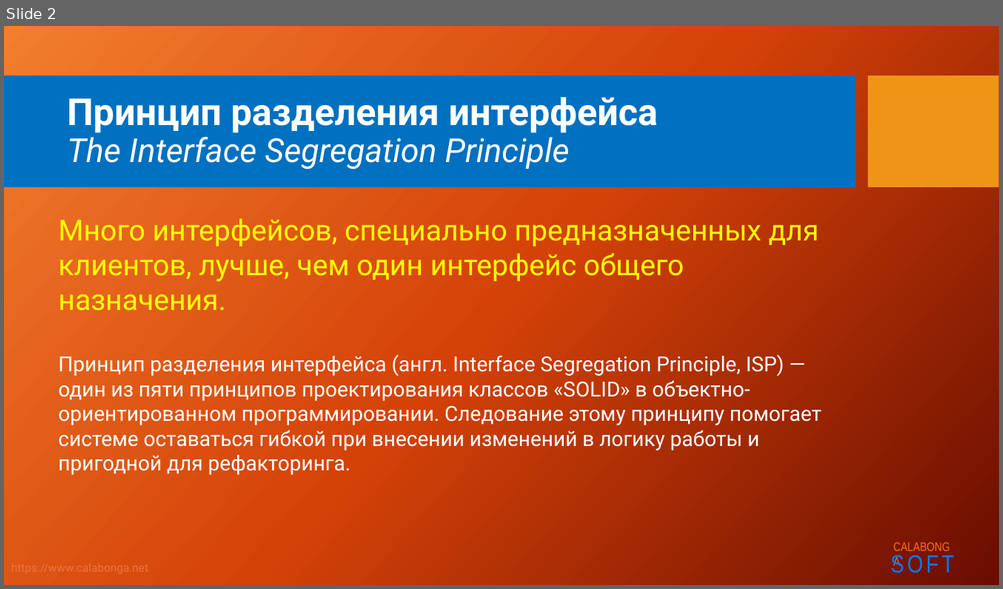
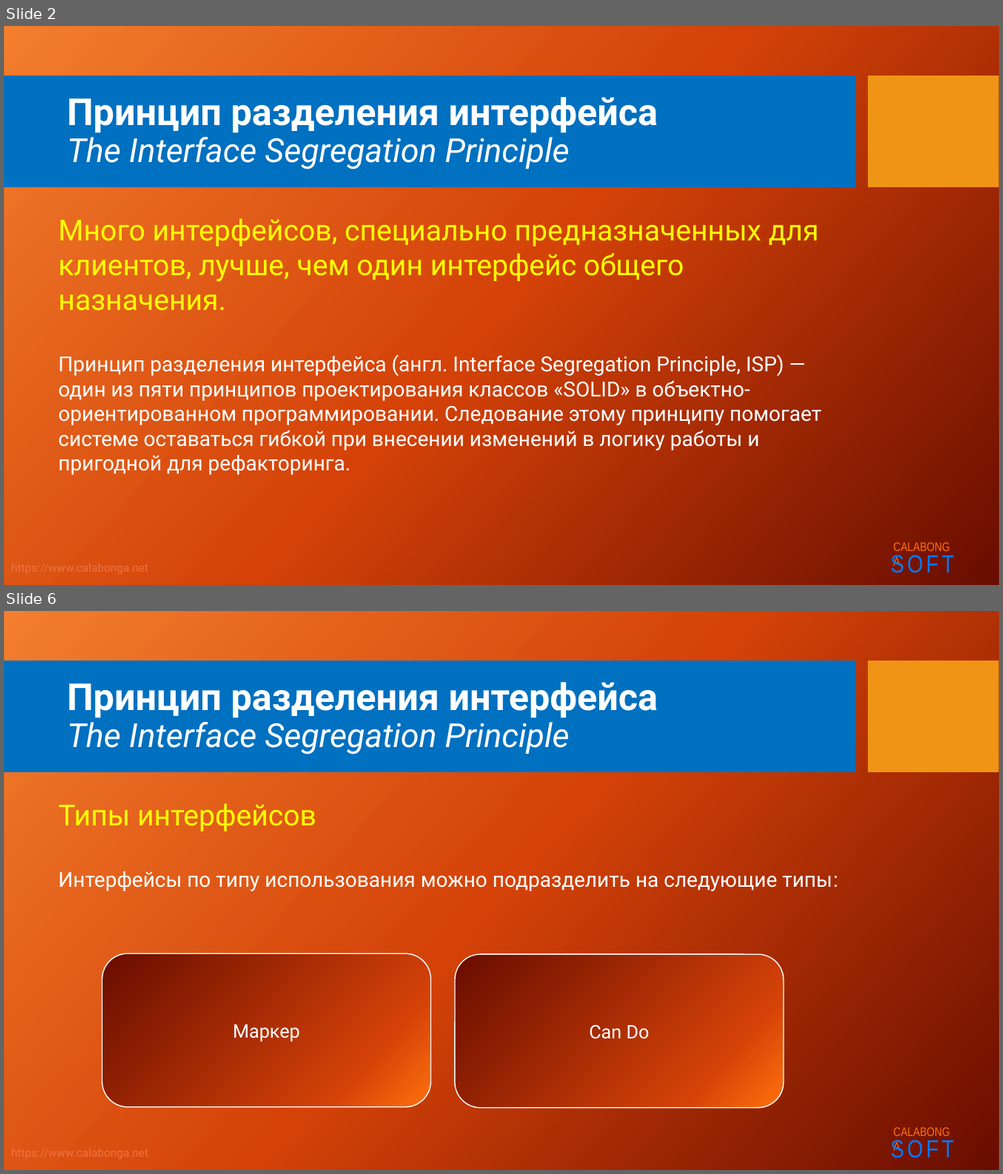
Before and after one commit to Calabonga/SOLID, a slide deck: Powerpoint/4.SOLID_I.pptx. Shown one above the other, each under a label of ours: slide 2 before the commit, slides 2 and 6 after it; the slides between them are not shown. The pictures are 1003x589 and 1003x1174 pixels, drawn with LibreOffice and Linux fonts; fonts in the diff are those of the drawing; background and template pictures are left out. Boxes give left, top, right and bottom in pixels: in the first picture for what was removed or moved away, otherwise in the second. Text is boxed around its words. In the diff, an @@ line names an element or a change of style, - is before the commit and + after.

```diff
--- a/Powerpoint/4.SOLID_I.pptx
+++ b/Powerpoint/4.SOLID_I.pptx
@@ slide 6 added at box(4, 611, 999, 1170), background picture (left out); not listed: 5 template elements that a slide beside it also shows @@
@@ title added at box(67, 682, 658, 755), 32 pt, text #FFFFFF, italic @@
+Принцип разделения интерфейса
+The Interface Segregation Principle
@@ text added at box(58, 803, 837, 891), 20 pt, text #FFFFFF @@
+Типы интерфейсов
+Интерфейсы по типу использования можно подразделить на следующие типы:
@@ rounded rectangle added at box(102, 954, 431, 1108), fill gradient #6A0D00 to #D54209 to #FF710D, outline #FFFFFF 1 pt, 18 pt, text #FFFFFF @@
+Маркер
@@ rounded rectangle added at box(455, 955, 783, 1109), fill gradient #6A0D00 to #D54209 to #FF710D, outline #FFFFFF 1 pt, 18 pt, text #FFFFFF @@
+Can Do
```
Also in this commit, not shown: 4 other slides added, 1 other file.
